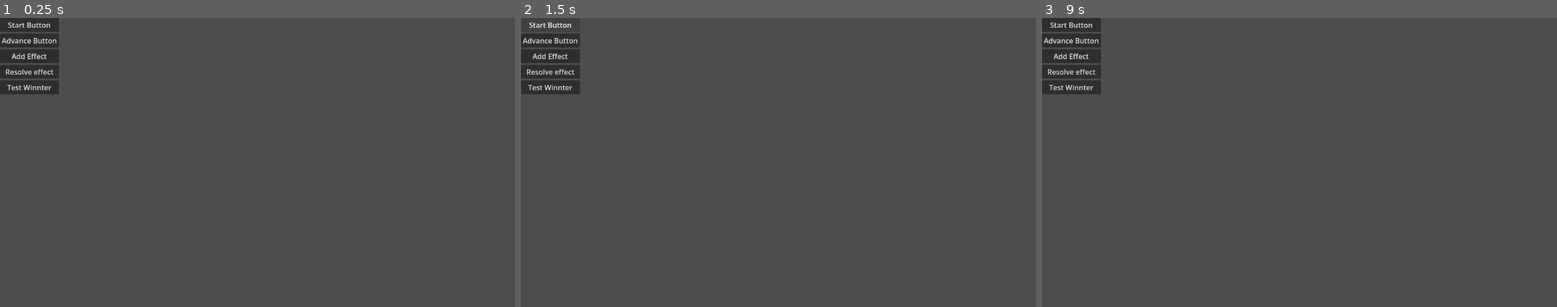
Above: before the commit, frames 1-3 (left to right).
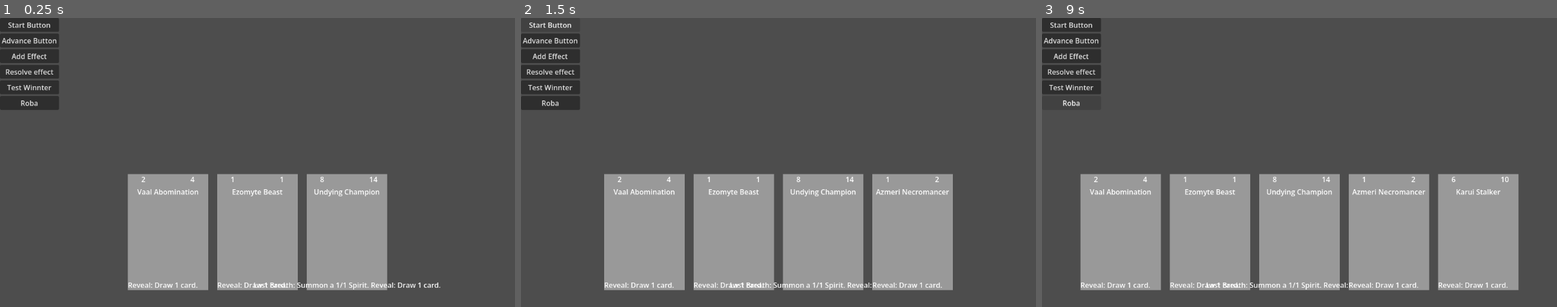
Above: after the commit, the same moments.

Repository: RakinARPG/Poe2Cartitas
Game: Godot game, scene res://game/scenes/test/GameTest.tscn
Two runs of this game, one before a commit and one after it. Both use one fixed random seed, a clock stepped at 60 frames per second and the inputs below.
Inputs (mouse positions are in pixels of both pictures, inside the frame that each line leads up to):
- Up to frame 1 (0.25 s): no input
- Up to frame 2 (1.5 s): click (551, 101) at 0.5 s, where only the run after the commit has a clickable "Roba"; click "Start Button" at 1.25 s
- Up to frame 3 (9 s): click "Start Button" at 2 s; click "Advance Button" at 2.75 s; click "Add Effect" at 3.5 s; click "Resolve effect" at 4.25 s; click "Test Winnter" at 5 s; click "Advance Button" at 5.75 s; click "Add Effect" at 6.5 s; click "Resolve effect" at 7.25 s; click "Test Winnter" at 8 s; click (1072, 101) at 8.75 s, where only the run after the commit has a clickable "Roba"

The runs differ from the first frame. In frame 1, 20% of the frame differs, in the area x 0-86%, y 26-95%; in frame 2, 26%; in frame 3, 32%, in the area x 4-93%, y 28-95%.

Commit message:
feat: Hand Manager

Diff:
--- a/game/scenes/cards/CardNode.tscn
+++ b/game/scenes/cards/CardNode.tscn
@@ -2,9 +2,13 @@
 
 [ext_resource type="Script" uid="uid://bnt8x1vk72a8y" path="res://game/scenes/cards/CardNode.gd" id="1_6jfms"]
 
+[sub_resource type="StyleBoxFlat" id="StyleBoxFlat_6jfms"]
+
 [node name="CardNode" type="Panel" unique_id=903353553]
+custom_minimum_size = Vector2(180, 260)
 offset_right = 180.0
 offset_bottom = 260.0
+theme_override_styles/panel = SubResource("StyleBoxFlat_6jfms")
 script = ExtResource("1_6jfms")
 
 [node name="TextureRect" type="TextureRect" parent="." unique_id=1951355885]
--- /dev/null
+++ b/game/scenes/hand/HandManager.gd
@@ -0,0 +1,97 @@
+extends Control
+
+
+const CardScene = preload(
+	"res://game/scenes/cards/CardNode.tscn"
+)
+
+
+@export var player_id := 0
+
+@export var hide_hand := false
+
+
+var cards_in_hand: Array = []
+
+
+@onready var hand_container = %HBoxContainer
+
+
+func add_card(card_data: CardData):
+
+	var card_node = CardScene.instantiate()
+
+	hand_container.add_child(card_node)
+
+	card_node.setup(card_data)
+
+	cards_in_hand.append(card_node)
+
+	card_node.card_dropped.connect(
+		_on_card_dropped
+	)
+
+	if hide_hand:
+
+		hide_card_visual(card_node)
+
+	print(
+		"Card added to hand: ",
+		card_data.card_name
+	)
+
+
+func remove_card(card_node):
+
+	if cards_in_hand.has(card_node):
+
+		cards_in_hand.erase(card_node)
+
+	card_node.queue_free()
+
+
+func hide_card_visual(card_node):
+
+	card_node.modulate = Color.BLACK
+
+
+func _on_card_dropped(
+	card_node,
+	drop_position
+):
+
+	print(
+		"Card dropped: ",
+		card_node.data.card_name
+	)
+
+	validate_card_play(card_node)
+
+
+func validate_card_play(card_node):
+
+	var mana_available = TurnManager.get_current_mana(
+			player_id
+		)
+
+	var card_cost = card_node.data.cost
+
+	if card_cost > mana_available:
+
+		print(
+			"NOT ENOUGH MANA"
+		)
+
+		card_node.global_position = card_node.original_position
+
+		return
+
+	print(
+		"Card can be played"
+	)
+
+	remove_card(card_node)
+
+	# luego:
+	#
+	# BoardManager.play_card()
--- /dev/null
+++ b/game/scenes/hand/HandManager.tscn
@@ -0,0 +1,20 @@
+[gd_scene format=3 uid="uid://dl7my0j7onvf6"]
+
+[ext_resource type="Script" uid="uid://duaf6opavdipq" path="res://game/scenes/hand/HandManager.gd" id="1_48eia"]
+
+[node name="HandManager" type="Control" unique_id=1199159261]
+layout_mode = 3
+anchors_preset = 0
+script = ExtResource("1_48eia")
+
+[node name="HBoxContainer" type="HBoxContainer" parent="." unique_id=1412694949]
+unique_name_in_owner = true
+layout_mode = 1
+anchors_preset = 15
+anchor_right = 1.0
+anchor_bottom = 1.0
+grow_horizontal = 2
+grow_vertical = 2
+theme_override_constants/separation = 20
+alignment = 1
+metadata/_edit_group_ = true
--- a/game/scenes/test/GameTest.gd
+++ b/game/scenes/test/GameTest.gd
@@ -6,6 +6,8 @@
 @onready var add_effect_button = $CanvasLayer/VBoxContainer/AddEffectButton
 @onready var resolve_button = $CanvasLayer/VBoxContainer/ResolveEffectsButton
 @onready var winner_button = $CanvasLayer/VBoxContainer/TestWinnerButton
+@onready var hand_manager = %HandManager
+@onready var draw_button = %DrawCardButton
 
 var test_deck
 
@@ -21,6 +23,15 @@
 	test_deck = load(
 	"res://game/cards/decks/deck_reveal.tres")
 	DeckManager.load_deck(test_deck)
+
+	for i in range(3):
+
+		var card = DeckManager.draw_card()
+
+		if card != null:
+
+			hand_manager.add_card(card)
+
 
 func connect_buttons():
 
@@ -44,6 +55,9 @@
 		_on_test_winner_pressed
 	)
 
+	draw_button.pressed.connect(
+		_on_draw_card_pressed
+	)
 
 func _on_start_game_pressed():
 
@@ -126,3 +140,11 @@
 	)
 
 	LocationManager.calculate_final_winner()
+
+func _on_draw_card_pressed():
+
+	var card = DeckManager.draw_card()
+
+	if card != null:
+
+		hand_manager.add_card(card)
--- a/game/scenes/test/GameTest.tscn
+++ b/game/scenes/test/GameTest.tscn
@@ -1,6 +1,7 @@
 [gd_scene format=3 uid="uid://d4cmwfjdyqji7"]
 
 [ext_resource type="Script" uid="uid://d112h6d76df54" path="res://game/scenes/test/GameTest.gd" id="1_u8f20"]
+[ext_resource type="PackedScene" uid="uid://dl7my0j7onvf6" path="res://game/scenes/hand/HandManager.tscn" id="2_o0ub3"]
 
 [node name="GameTest" type="Control" unique_id=1533657770]
 layout_mode = 3
@@ -10,29 +11,50 @@
 [node name="CanvasLayer" type="CanvasLayer" parent="." unique_id=2121567243]
 
 [node name="VBoxContainer" type="VBoxContainer" parent="CanvasLayer" unique_id=1224318527]
+unique_name_in_owner = true
 offset_right = 40.0
 offset_bottom = 56.0
 
 [node name="StartGameButton" type="Button" parent="CanvasLayer/VBoxContainer" unique_id=1764932592]
+unique_name_in_owner = true
 layout_mode = 2
 text = "Start Button
 "
 
 [node name="AdvanceTurnButton" type="Button" parent="CanvasLayer/VBoxContainer" unique_id=504524309]
+unique_name_in_owner = true
 layout_mode = 2
 text = "Advance Button
 "
 
 [node name="AddEffectButton" type="Button" parent="CanvasLayer/VBoxContainer" unique_id=716015367]
+unique_name_in_owner = true
 layout_mode = 2
 text = "Add Effect
 "
 
 [node name="ResolveEffectsButton" type="Button" parent="CanvasLayer/VBoxContainer" unique_id=197729964]
+unique_name_in_owner = true
 layout_mode = 2
 text = "Resolve effect"
 
 [node name="TestWinnerButton" type="Button" parent="CanvasLayer/VBoxContainer" unique_id=642723486]
+unique_name_in_owner = true
 layout_mode = 2
 text = "Test Winnter
 "
+
+[node name="DrawCardButton" type="Button" parent="CanvasLayer/VBoxContainer" unique_id=603230587]
+unique_name_in_owner = true
+layout_mode = 2
+text = "Roba"
+
+[node name="HandManager" parent="CanvasLayer" unique_id=1199159261 instance=ExtResource("2_o0ub3")]
+unique_name_in_owner = true
+z_index = 1
+anchors_preset = -1
+anchor_top = 0.551
+anchor_right = 1.0
+anchor_bottom = 0.93
+grow_horizontal = 2
+grow_vertical = 0
Not shown, added: game/scenes/hand/HandManager.gd.uid
